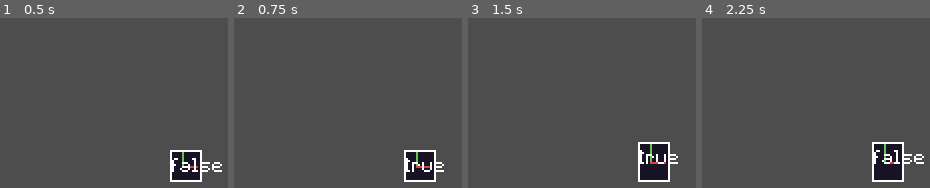
Above: before the commit, frames 1-4 (left to right).
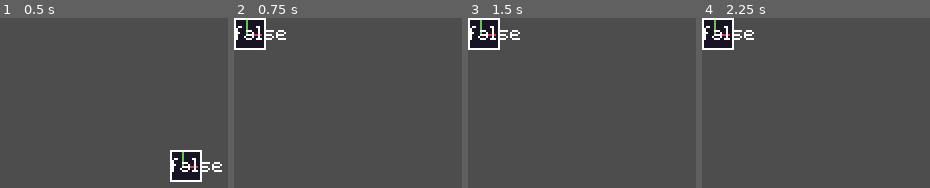
Above: after the commit, the same moments.

Repository: ARKANYOTA/globs
Game: Godot game, scene res://scenes/main.tscn
The game is run twice, just before and just after one commit, with the same random seed, the same clock (stepped at 60 frames per second) and the same inputs.
Inputs (mouse positions are in pixels of both pictures, inside the frame that each line leads up to):
- Up to frame 1 (0.5 s): no input
- Up to frame 2 (0.75 s): tap Enter (ui_accept) at 0.5 s; move the mouse to (420, 165) at 0.52 s; hold Right (ui_right) from 0.53 s (still down); hold V (removeme2_nolan_usge_to_change_scene, bound only after t… from 0.53 s (still down)
- Up to frame 3 (1.5 s): keep holding Right (ui_right); tap Enter (ui_accept) at 0.77, 1.25 s; move the mouse to (639, 150) at 1.27 s; release V (removeme2_nolan_usge_to_change_scene, bound only after t… at 1.28 s; click (639, 150) at 1.35 s
- Up to frame 4 (2.25 s): tap Enter (ui_accept) at 1.52, 2 s; tap V (removeme2_nolan_usge_to_change_scene, bound only after t… at 1.55 s; move the mouse to (outside the picture) at 2.02 s; release Right (ui_right) at 2.03 s; hold Left (ui_left) from 2.03 s (still down); hold V (removeme2_nolan_usge_to_change_scene, bound only after t… from 2.03 s (still down)

Frame 1 is identical in both runs. In frame 2, 5.7% of the frame differs, in the area x 0-93%, y 0-97%; in frame 3, 6.3%; in frame 4, 6.5%, in the area x 0-98%, y 0-97%.
Error after the commit: Attempt to call function 'instantiate' in base 'null instance' on a null instance. (res://scripts/main.gd:21)

Commit message:
scene, change with v key

Diff:
--- a/project.godot
+++ b/project.godot
@@ -35,6 +35,11 @@
 "events": [Object(InputEventMouseButton,"resource_local_to_scene":false,"resource_name":"","device":-1,"window_id":0,"a …(253 unchanged characters)…
 ]
 }
+removeme2_nolan_usge_to_change_scene={
+"deadzone": 0.5,
+"events": [Object(InputEventKey,"resource_local_to_scene":false,"resource_name":"","device":0,"window_id":0,"alt_pressed":false,"shift_pressed":false,"ctrl_pressed":false,"meta_pressed":false,"pressed":false,"keycode":0,"physical_keycode":86,"key_label":0,"unicode":0,"location":0,"echo":false,"script":null)
+]
+}
 
 [rendering]
 
--- a/scenes/main.tscn
+++ b/scenes/main.tscn
@@ -1,45 +1,17 @@
-[gd_scene load_steps=10 format=3 uid="uid://clib81weo65vk"]
+[gd_scene load_steps=6 format=3 uid="uid://clib81weo65vk"]
 
 [ext_resource type="Script" path="res://scripts/main.gd" id="1_ngeyx"]
-[ext_resource type="PackedScene" uid="uid://bxmyi1g5jjvs3" path="res://scenes/block.tscn" id="3_7hhsf"]
-[ext_resource type="Script" path="res://scripts/test_character_body_2d.gd" id="3_wicgh"]
+[ext_resource type="PackedScene" uid="uid://b26c54poeaia6" path="res://scenes/scene_1.tscn" id="2_yi14j"]
 [ext_resource type="Script" path="res://scripts/menu_manager.gd" id="4_2uhw3"]
 [ext_resource type="PackedScene" uid="uid://bmdbgomhamteh" path="res://scenes/pause_menu.tscn" id="4_b3d0t"]
 [ext_resource type="PackedScene" uid="uid://bmd45hgh6y1pt" path="res://scenes/options_menu.tscn" id="6_2h5iu"]
-
-[sub_resource type="RectangleShape2D" id="RectangleShape2D_u0k54"]
-size = Vector2(343, 20)
-
-[sub_resource type="RectangleShape2D" id="RectangleShape2D_unh17"]
-size = Vector2(189, 20)
-
-[sub_resource type="RectangleShape2D" id="RectangleShape2D_dfcbv"]
 
 [node name="Main" type="Node2D"]
 script = ExtResource("1_ngeyx")
 
 [node name="Game" type="Node2D" parent="."]
 
-[node name="StaticBody2D" type="StaticBody2D" parent="Game"]
-
-[node name="CollisionShape2D" type="CollisionShape2D" parent="Game/StaticBody2D"]
-position = Vector2(156, 180)
-shape = SubResource("RectangleShape2D_u0k54")
-
-[node name="StaticBody2D2" type="StaticBody2D" parent="Game"]
-
-[node name="CollisionShape2D" type="CollisionShape2D" parent="Game/StaticBody2D2"]
-position = Vector2(77, 103)
-shape = SubResource("RectangleShape2D_unh17")
-
-[node name="CharacterBody2D" type="CharacterBody2D" parent="Game"]
-script = ExtResource("3_wicgh")
-
-[node name="CollisionShape2D" type="CollisionShape2D" parent="Game/CharacterBody2D"]
-shape = SubResource("RectangleShape2D_dfcbv")
-
-[node name="Block" parent="Game" instance=ExtResource("3_7hhsf")]
-position = Vector2(85, 66)
+[node name="Scene1" parent="Game" instance=ExtResource("2_yi14j")]
 
 [node name="MenuManager" type="CanvasLayer" parent="."]
 process_mode = 3
--- /dev/null
+++ b/scenes/scene_1.tscn
@@ -0,0 +1,35 @@
+[gd_scene load_steps=6 format=3 uid="uid://b26c54poeaia6"]
+
+[ext_resource type="Script" path="res://scripts/test_character_body_2d.gd" id="1_okh5p"]
+[ext_resource type="PackedScene" uid="uid://bxmyi1g5jjvs3" path="res://scenes/block.tscn" id="2_2ov2f"]
+
+[sub_resource type="RectangleShape2D" id="RectangleShape2D_gxpjx"]
+size = Vector2(343, 20)
+
+[sub_resource type="RectangleShape2D" id="RectangleShape2D_syomx"]
+size = Vector2(189, 20)
+
+[sub_resource type="RectangleShape2D" id="RectangleShape2D_gty1f"]
+
+[node name="Scene1" type="Node2D"]
+
+[node name="StaticBody2D" type="StaticBody2D" parent="."]
+
+[node name="CollisionShape2D" type="CollisionShape2D" parent="StaticBody2D"]
+position = Vector2(156, 180)
+shape = SubResource("RectangleShape2D_gxpjx")
+
+[node name="StaticBody2D2" type="StaticBody2D" parent="."]
+
+[node name="CollisionShape2D" type="CollisionShape2D" parent="StaticBody2D2"]
+position = Vector2(77, 103)
+shape = SubResource("RectangleShape2D_syomx")
+
+[node name="CharacterBody2D" type="CharacterBody2D" parent="."]
+script = ExtResource("1_okh5p")
+
+[node name="CollisionShape2D" type="CollisionShape2D" parent="CharacterBody2D"]
+shape = SubResource("RectangleShape2D_gty1f")
+
+[node name="Block" parent="." instance=ExtResource("2_2ov2f")]
+position = Vector2(85, 66)
--- /dev/null
+++ b/scenes/scene_2.tscn
@@ -0,0 +1,7 @@
+[gd_scene load_steps=2 format=3 uid="uid://bfc5vu40lrhvu"]
+
+[ext_resource type="PackedScene" uid="uid://bxmyi1g5jjvs3" path="res://scenes/block.tscn" id="1_vrtaw"]
+
+[node name="Scene2" type="Node2D"]
+
+[node name="Block" parent="." instance=ExtResource("1_vrtaw")]
--- a/scripts/main.gd
+++ b/scripts/main.gd
@@ -4,8 +4,30 @@
 @onready var menu_manager: MenuManager = $MenuManager
 @onready var pause_menu = $MenuManager/PauseMenu
 @onready var game = $Game
+@export var current_scene: int = 1
+@export var number_of_scene: int = 2
 
 var paused = false
+
+func set_scene(scene_number: int):
+	current_scene = scene_number
+	change_scene()
+
+func change_scene():
+	var nb_child_of_game = game.get_child_count(false)
+	if current_scene > number_of_scene:
+		assert("la scene courante est plus elvé que le nombre de scene")
+		print("la scene courante est plus elvé que le nombre de scene")
+	var load_scene: Node2D = load("res://scenes/scene_" + str(current_scene) + ".tscn").instantiate()
+
+	if nb_child_of_game == 1:
+		game.remove_child(game.get_children(false)[0])
+	elif nb_child_of_game == 0:
+		pass
+	else:
+		assert("Hé ho trop de fils a Game, il en faut qu'un")
+
+	game.add_child(load_scene)
 
 func _ready():
 	menu_manager.visible = true
@@ -17,3 +39,8 @@
 # Quitting
 func quit():
 	get_tree().quit()
+
+func _input(event):
+	if event.is_action_pressed("removeme2_nolan_usge_to_change_scene"):
+		current_scene += 1
+		change_scene()
